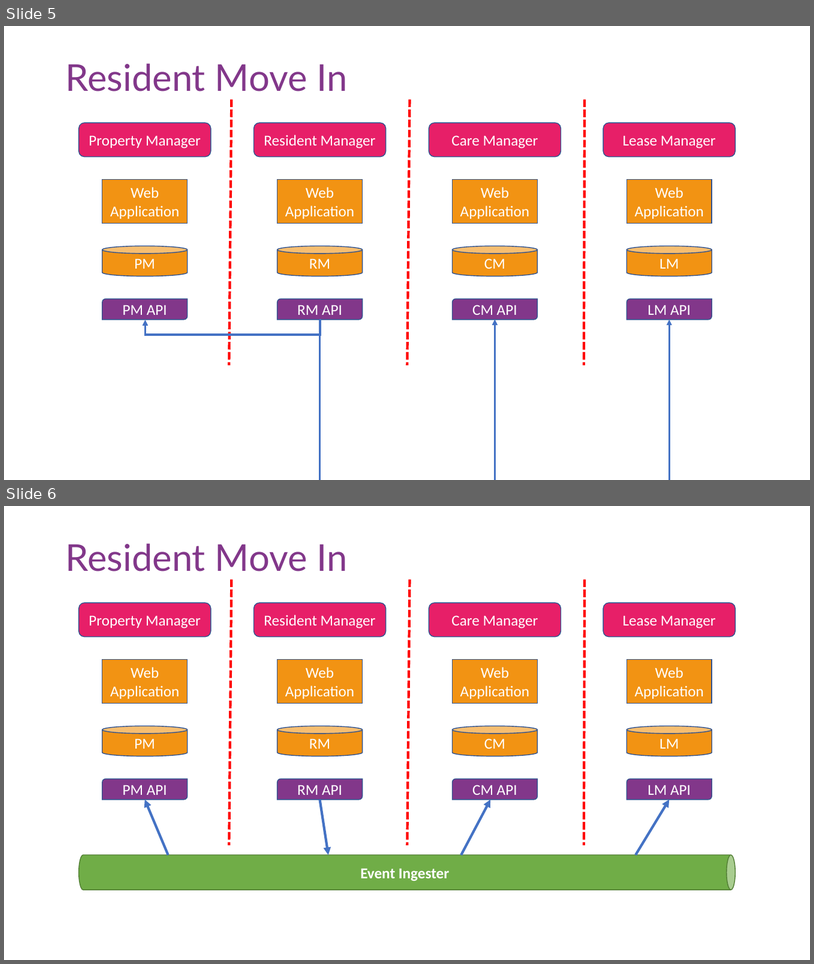
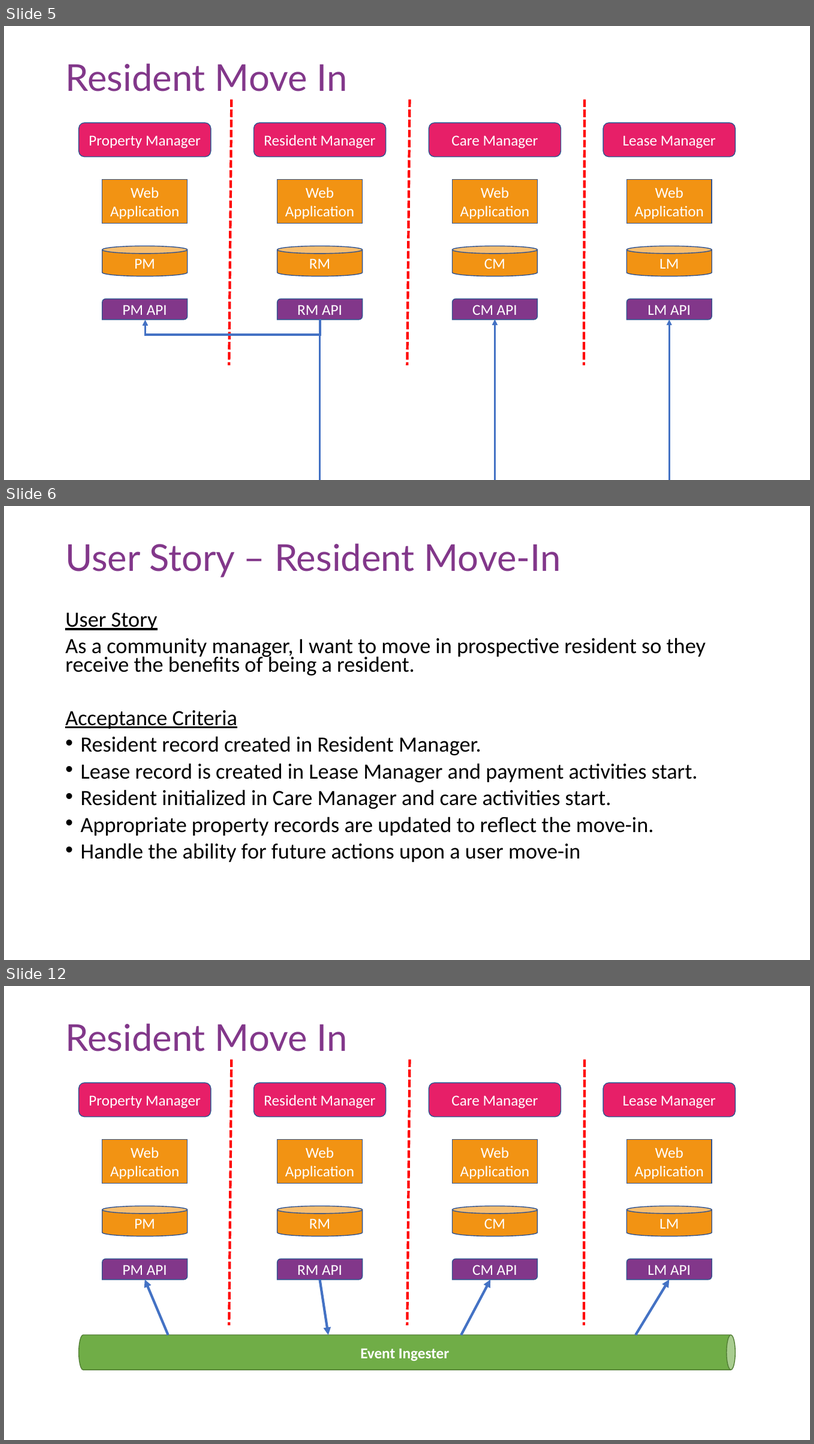
Before and after one commit to TaleLearnCode/FileName-EventDrivenArchitectedMicroservice, a slide deck: FileNew-EventDrivenArchitectedMicroservice_SACLondon.pptx. Shown one above the other, each under a label of ours: slides 5 and 6 before the commit, slides 5, 6 and 12 after it; the slides between them are not shown. The pictures are 814x964 and 814x1444 pixels, drawn with LibreOffice and Linux fonts; fonts in the diff are those of the drawing; background and template pictures are left out. Boxes give left, top, right and bottom in pixels: in the first picture for what was removed or moved away, otherwise in the second. Text is boxed around its words. In the diff, an @@ line names an element or a change of style, - is before the commit and + after.

```diff
--- a/FileNew-EventDrivenArchitectedMicroservice_SACLondon.pptx
+++ b/FileNew-EventDrivenArchitectedMicroservice_SACLondon.pptx
@@ slide 6 added at (x1=4, y1=506, x2=810, y2=960), background picture (left out) @@
@@ title added at (x1=65, y1=543, x2=561, y2=577), 44 pt, text #82378A @@
+User Story – Resident Move-In
@@ text added at (x1=65, y1=612, x2=706, y2=862), 25.9 pt, text #000000 @@
+User Story
+As a community manager, I want to move in prospective resident so they receive the benefits of being a resident.
+Acceptance Criteria
+• Resident record created in Resident Manager.
+• Lease record is created in Lease Manager and payment activities start.
+• Resident initialized in Care Manager and care activities start.
+• Appropriate property records are updated to reflect the move-in.
+• Handle the ability for future actions upon a user move-in
@@ what was slide 6 is now slide 12 @@
```
Also in this commit, not shown: 1 slide changed, 7 other slides added, 2 other files.
